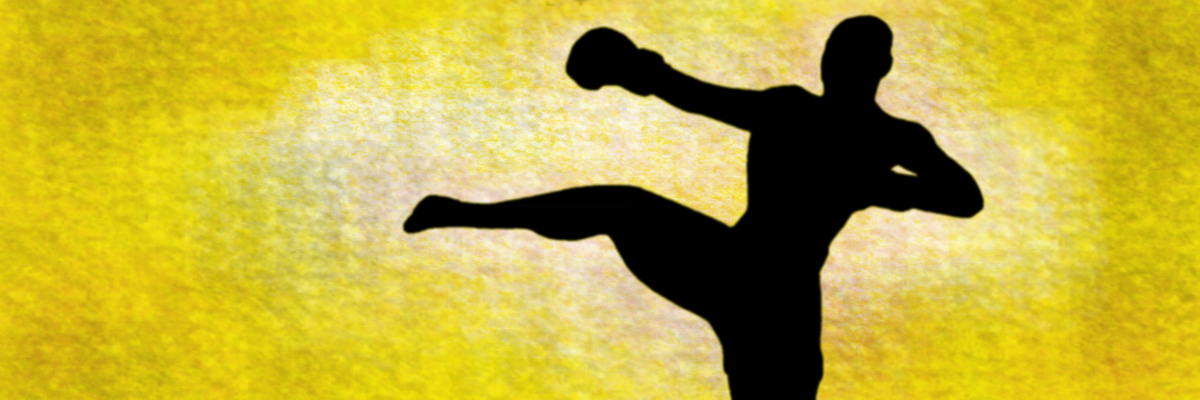
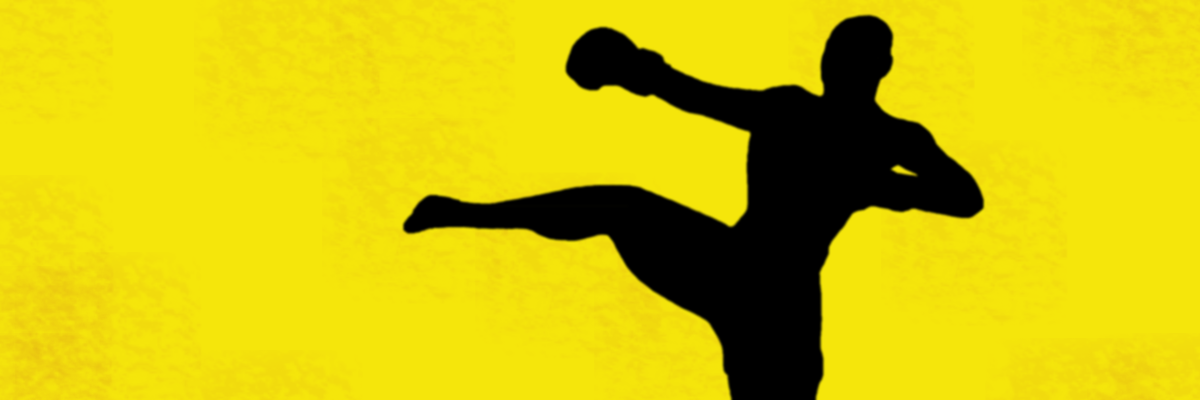
Two versions of the same layered image (1200 × 400). Layer-by-layer changes:
hid "splash black" over [0, 0, 1200, 400]
hid "splash" over [230, 10, 994, 400]
